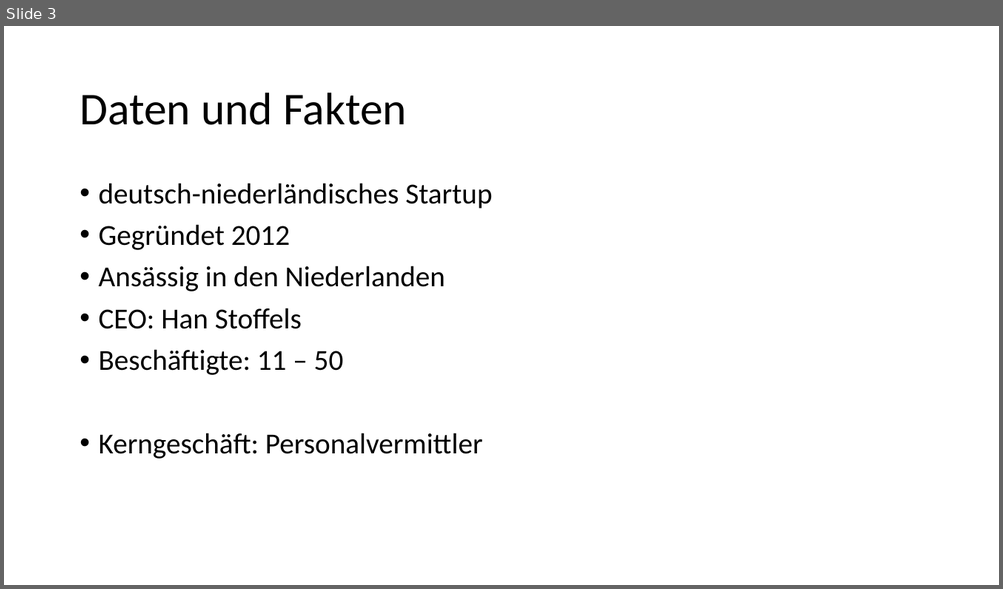
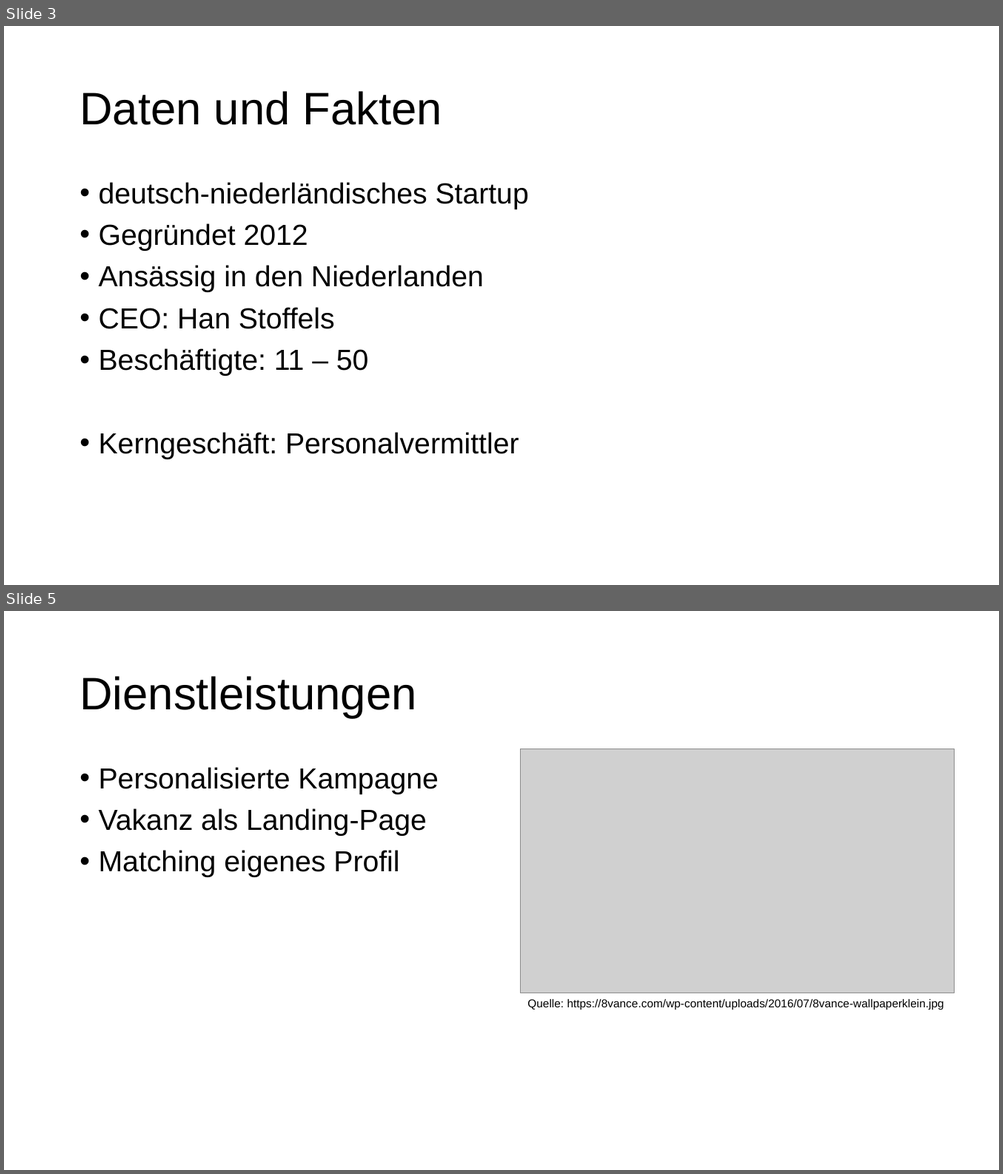
Before and after one commit to Fewa93/8vance, a slide deck: 8vance.pptx. Shown one above the other, each under a label of ours: slide 3 before the commit, slides 3 and 5 after it; the slides between them are not shown. The pictures are 1003x589 and 1003x1174 pixels, drawn with LibreOffice and Linux fonts; fonts in the diff are those of the drawing; grey boxes stand for pictures. Boxes give left, top, right and bottom in pixels: in the first picture for what was removed or moved away, otherwise in the second. Text is boxed around its words. In the diff, an @@ line names an element or a change of style, - is before the commit and + after.

```diff
--- a/8vance.pptx
+++ b/8vance.pptx
@@ slide 5 added at (x1=4, y1=611, x2=999, y2=1170), background #FFFFFF @@
@@ title added at (x1=79, y1=676, x2=416, y2=718), 44 pt, text #000000 @@
+Dienstleistungen
@@ picture added at (x1=521, y1=749, x2=955, y2=993) @@
@@ text added at (x1=99, y1=767, x2=438, y2=877), 28 pt, text #000000 @@
+• Personalisierte Kampagne
+• Vakanz als Landing-Page
+• Matching eigenes Profil
@@ text added at (x1=527, y1=999, x2=944, y2=1011), 11 pt, text #000000 @@
+Quelle: https://8vance.com/wp-content/uploads/2016/07/8vance-wallpaperklein.jpg
@@ slide 3 changed as well @@
@@ title "Daten und Fakten" at (x1=79, y1=91, x2=442, y2=125): font Calibri to Arial @@
@@ text "deutsch-niederländisches Startup" at (x1=99, y1=182, x2=529, y2=460): font Calibri to Arial @@
```
Also in this commit, not shown: 4 other slides changed, 9 other slides added, 9 other files.
